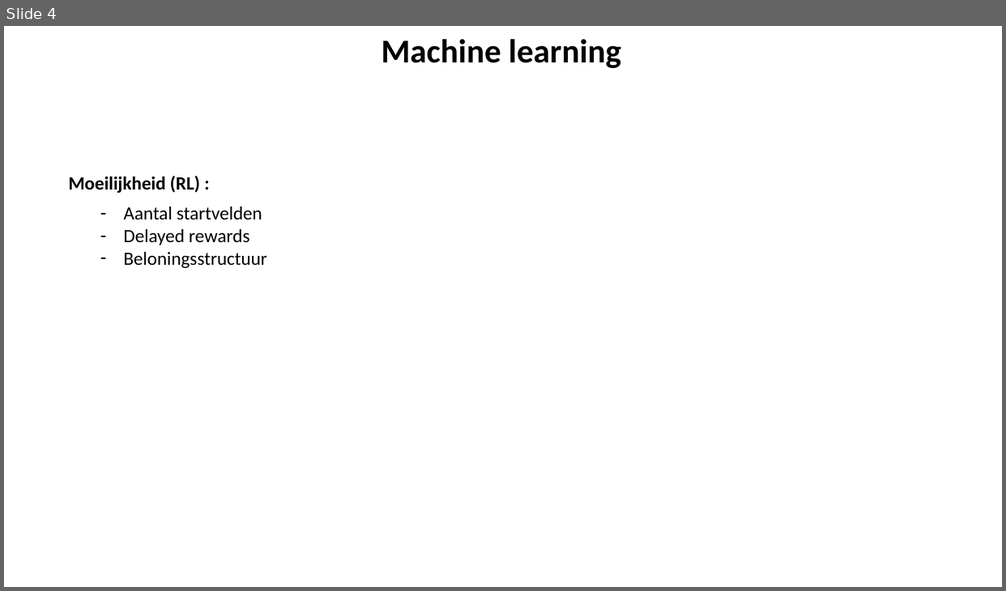
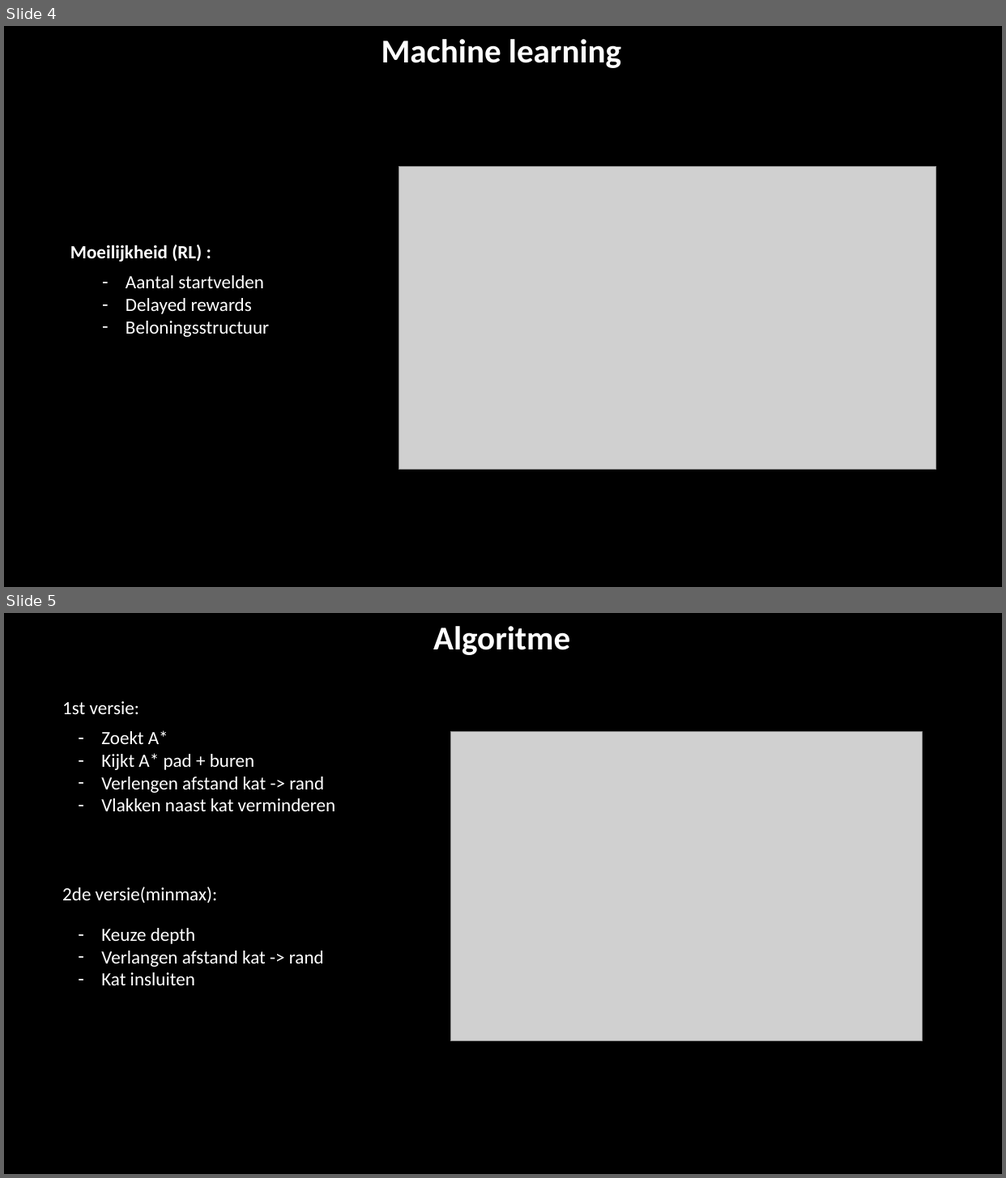
Before and after one commit to JorenVandewalle/Trap-the-cat-AI, a slide deck: Trap_The_Cat_MachineLearning.pptx. Shown one above the other, each under a label of ours: slide 4 before the commit, slides 4 and 5 after it. The pictures are 1006x591 and 1006x1178 pixels, drawn with LibreOffice and Linux fonts; fonts in the diff are those of the drawing; grey boxes stand for pictures. Boxes give left, top, right and bottom in pixels: in the first picture for what was removed or moved away, otherwise in the second. Text is boxed around its words. In the diff, an @@ line names an element or a change of style, - is before the commit and + after.

```diff
--- a/Trap_The_Cat_MachineLearning.pptx
+++ b/Trap_The_Cat_MachineLearning.pptx
@@ slide 5 added at [4, 613, 1002, 1174], background #000000 @@
@@ text added at [433, 626, 570, 655], 32 pt, text #FFFFFF, bold @@
+Algoritme
@@ text added at [62, 701, 139, 714], 18 pt, text #FFFFFF @@
+1st versie:
@@ text added at [101, 730, 336, 811], 18 pt, text #FFFFFF @@
+– Zoekt A*
+– Kijkt A* pad + buren
+– Verlengen afstand kat -> rand
+– Vlakken naast kat verminderen
@@ picture added at [450, 732, 922, 1041] @@
@@ text added at [62, 887, 217, 903], 18 pt, text #FFFFFF @@
+2de versie(minmax):
@@ text added at [101, 928, 324, 986], 18 pt, text #FFFFFF @@
+– Keuze depth
+– Verlangen afstand kat -> rand
+– Kat insluiten
@@ slide 4 changed as well @@
@@ background #FFFFFF to #000000 @@
@@ picture added at [399, 167, 937, 470] @@
@@ text "Moeilijkheid (RL) :": place and size @@
-text "Moeilijkheid (RL) :" at [69, 176, 200, 193]
+text "Moeilijkheid (RL) :" at [70, 245, 202, 262]
@@ text colour #000000 to #FFFFFF in 3 elements at [381, 39, 621, 68], [70, 245, 202, 262], [126, 275, 269, 337] @@
@@ text "Aantal startvelden": place and size @@
-text "Aantal startvelden" at [124, 207, 267, 268]
+text "Aantal startvelden" at [126, 275, 269, 337]
```
Also in this commit, not shown: 3 other slides changed, 1 other slide added, 1 other file.
